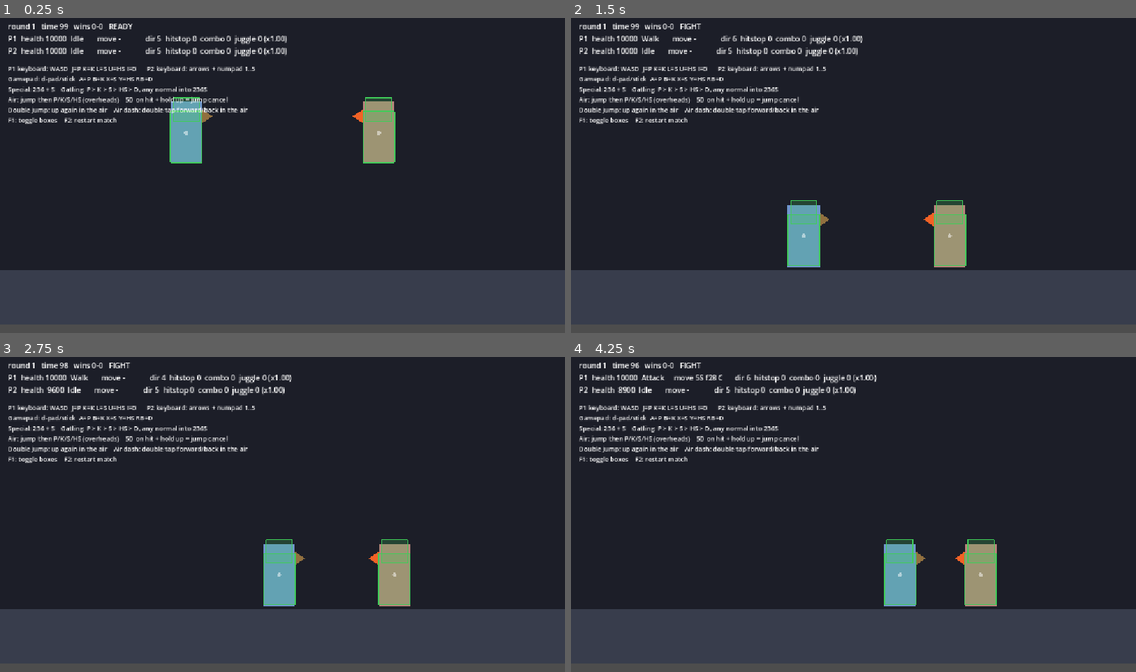
Above: before the commit, frames 1-4 (two rows, left to right).
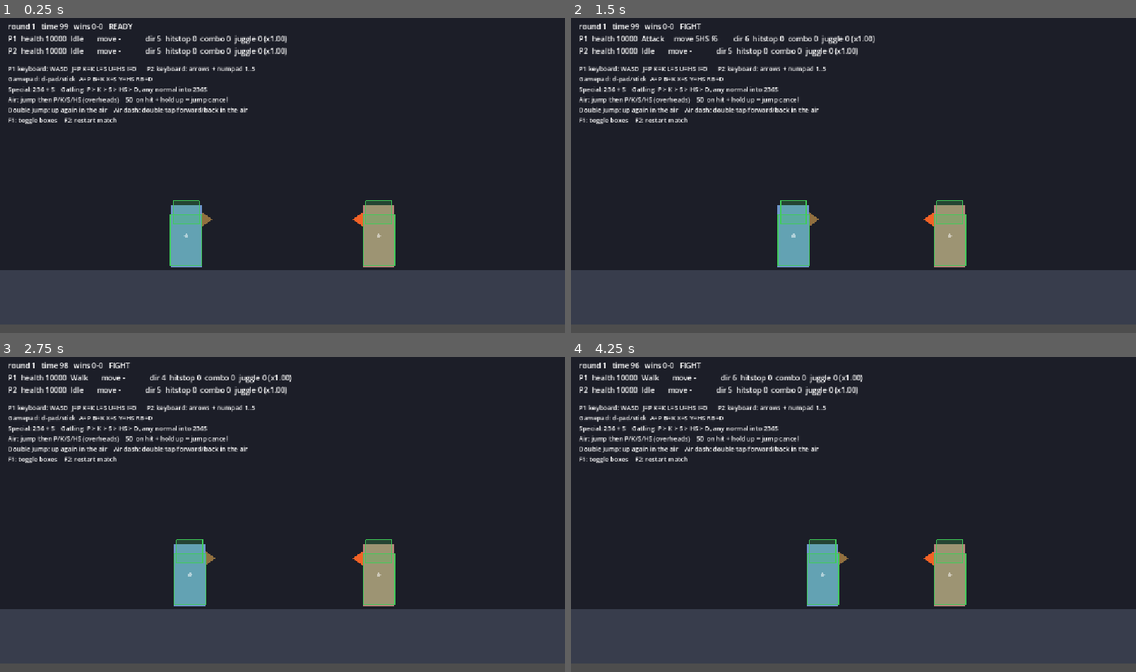
Above: after the commit, the same moments.

Repository: vitorrenansd/fightcore-godot
Game: Godot game, scene res://content/battle/training.tscn
Two runs of this game, one before a commit and one after it. Both use one fixed random seed, a clock stepped at 60 frames per second and the inputs below.
Inputs:
- Up to frame 1 (0.25 s): no input
- Up to frame 2 (1.5 s): tap Enter at 0.5 s; hold D (p1_right) from 0.53 s (still down); tap I (p1_d) at 0.6 s; tap W (p1_up) at 0.77 s; tap U (p1_hs) at 1.35 s
- Up to frame 3 (2.75 s): tap W (p1_up) at 1.52 s; release D (p1_right) at 2.03 s; hold A (p1_left) from 2.03 s (still down); tap K (p1_k) at 2.1 s
- Up to frame 4 (4.25 s): release A (p1_left) at 2.78 s; hold D (p1_right) from 2.78 s (still down); tap J (p1_p) at 2.85 s; tap W (p1_up) at 3.02, 3.77 s; tap L (p1_s) at 3.6 s

The runs differ from the first frame. In frame 1, 4.9% of the frame differs, in the area x 30-70%, y 25-80%; in frame 2, 1.4%; in frame 3, 4.3%; in frame 4, 5.9%, in the area x 8-76%, y 5-80%.

Commit message:
fix(battle): stand fighters on the ground at round start

Diff:
--- a/engine/battle/battle_manager.gd
+++ b/engine/battle/battle_manager.gd
@@ -13,8 +13,20 @@
 
 const DEFAULT_SPAWN_OFFSET: float = 120.0
 
+## How far a spawn column is searched for the stage floor. A query bound only —
+## the ground height itself is whatever the fighter lands on, never a number
+## written down here or in the stage.
+const GROUND_SEARCH: float = 4000.0
+
+## Casts used to settle a fighter on the floor. Four is well past convergence;
+## see `snap_to_ground` for why one is not enough.
+const GROUND_SNAP_PASSES: int = 4
+
 @export var fighter_scenes: Array[PackedScene] = []
-## Spawn positions. Missing entries fall back to the default mirrored offset.
+## Spawn positions. `x` is the starting column; `y` is measured **from the
+## stage floor**, so `0` puts the fighter on the ground and a negative value
+## starts them that far above it. Missing entries fall back to the default
+## mirrored offset.
 @export var spawn_positions: Array[Vector2] = []
 @export var start_on_ready: bool = true
 ## Registers the keyboard and pad mapping in the InputMap on startup.
@@ -24,6 +36,8 @@
 var solver: CollisionSolver
 var pushboxes: PushboxSolver
 var bindings: InputBindings
+
+var _ground_snap_pending: bool = false
 
 
 func _ready() -> void:
@@ -44,6 +58,13 @@
 ## Facing is decided here and not inside the fighter: knowing who faces whom is
 ## the match's business. A started attack never flips mid-move.
 func _physics_process(_delta: float) -> void:
+	if _ground_snap_pending:
+		# One retry, no more. A round set up from `_ready` asks the physics
+		# space a question it cannot answer yet, and by the first physics frame
+		# it can. Whatever still fails has no floor under it, and asking again
+		# every frame would not change that.
+		_ground_snap_pending = false
+		snap_fighters_to_ground()
 	for fighter in fighters:
 		if fighter.can_turn():
 			fighter.update_facing()
@@ -53,7 +74,7 @@
 	clear_battle()
 	for index in fighter_scenes.size():
 		spawn_fighter(fighter_scenes[index], index)
-	pair_fighters()
+	reset_positions()
 	battle_started.emit()
 
 
@@ -135,14 +156,69 @@
 		fighter.frozen = frozen
 
 
-## Sends every fighter back to their starting spot, facing the opponent.
+## Sends every fighter back to their starting spot, standing on the ground and
+## facing the opponent.
 func reset_positions() -> void:
 	for index in fighters.size():
 		var fighter := fighters[index]
 		fighter.position = get_spawn_position(index)
 		fighter.velocity = Vector2.ZERO
 		fighter.reset_physics_interpolation()
+	_ground_snap_pending = not snap_fighters_to_ground()
 	pair_fighters()
+
+
+## Puts every fighter on the stage floor. Returns false when the physics space
+## could not answer for at least one of them, so the caller can try again.
+func snap_fighters_to_ground() -> bool:
+	var settled := true
+	for fighter in fighters:
+		if not snap_to_ground(fighter):
+			settled = false
+	return settled
+
+
+## Drops `fighter` straight down onto whatever the stage puts under them and
+## re-applies the spawn height as a distance above it.
+##
+## The drop is a shape cast with the fighter's own collision shape, which is
+## the point: a taller character, a different stage floor or a stage with two
+## levels all work with no height written anywhere. Authoring the ground as a
+## number would mean every stage and every character agreeing on it forever.
+##
+## A fighter is not standing on anything until a `move_and_slide()` says so, so
+## the snap ends with one. Without it `is_on_floor()` stays false through the
+## whole intro freeze and only turns true a frame into the round, which is a
+## frame of the round spent airborne on the ground.
+func snap_to_ground(fighter: Fighter) -> bool:
+	var spawn := fighter.position
+	# Search from well above the column so the cast starts clear of the floor
+	# even when the spawn height is authored below it.
+	fighter.position = Vector2(spawn.x, spawn.y - GROUND_SEARCH)
+	var reach := GROUND_SEARCH * 2.0
+	var landed := false
+	for _pass in GROUND_SNAP_PASSES:
+		var landing := fighter.move_and_collide(Vector2(0.0, reach), true)
+		if landing == null:
+			break
+		landed = true
+		fighter.position += landing.get_travel()
+		# A long cast stops short of the surface by roughly its own length over
+		# 768: `body_test_motion` binary-searches the motion instead of solving
+		# it, so 8000px of search leaves a 10px gap. Re-casting a short distance
+		# from where the last one stopped closes that gap geometrically, and
+		# the next reach is always far wider than the error left behind.
+		reach = maxf(reach / 64.0, 0.01)
+	if not landed:
+		fighter.position = spawn
+		return false
+	fighter.position += Vector2(0.0, spawn.y)
+	# Establishes floor contact. Zero velocity, so it settles the fighter
+	# without moving them off the spot the cast just found.
+	fighter.velocity = Vector2.ZERO
+	fighter.move_and_slide()
+	fighter.reset_physics_interpolation()
+	return true
 
 
 func clear_battle() -> void:
--- a/tests/training_scene_smoke_test.gd
+++ b/tests/training_scene_smoke_test.gd
@@ -31,11 +31,13 @@
 var frames: int = 0
 var ok: bool = true
 
-## Landing is observed rather than predicted: the fighters spawn above the
-## stage floor, so when they touch down depends on the stage geometry and the
-## character's gravity, both of which are content and free to change.
-var p1_landed: int = 0
-var p2_landed: int = 0
+## Frames either fighter spent off the ground, and how far the ground moved
+## under them. Both must stay at zero: the round starts with the fighters
+## standing, not falling into place. Counted rather than sampled, because a
+## drop that only lasts until the next checkpoint is still a drop.
+var airborne_frames: int = 0
+var ground_drift: float = 0.0
+var start_y: float = NAN
 
 
 func _initialize() -> void:
@@ -55,21 +57,27 @@
 
 
 func _observe() -> void:
-	if p1 != null and p1_landed == 0 and p1.is_on_floor():
-		p1_landed = frames
-	if p2 != null and p2_landed == 0 and p2.is_on_floor():
-		p2_landed = frames
+	if p1 == null or p2 == null:
+		return
+	if not p1.is_on_floor() or not p2.is_on_floor():
+		airborne_frames += 1
+	if is_nan(start_y):
+		start_y = p1.position.y
+	ground_drift = maxf(ground_drift, absf(p1.position.y - start_y))
 
 
 func _physics_process(_delta: float) -> bool:
 	frames += 1
+	# Resolved on the first frame, not at the first checkpoint: the round starts
+	# immediately and the frames before a checkpoint are the ones under test.
+	if p1 == null:
+		battle = room.battle
+		rounds = room.rounds
+		p1 = battle.get_fighter(0)
+		p2 = battle.get_fighter(1)
 	_observe()
 	match frames:
 		5:
-			battle = room.battle
-			rounds = room.rounds
-			p1 = battle.get_fighter(0)
-			p2 = battle.get_fighter(1)
 			print("== 1. the scene wires itself ==")
 			print("  fighters %d   boxes %s   rounds found battle %s" % [
 				battle.fighters.size(), room.boxes != null, rounds.battle == battle,
@@ -88,10 +96,9 @@
 			print("  p1 tint %s   p2 tint %s" % [p1.visuals.modulate, p2.visuals.modulate])
 			check(p1.visuals.modulate != p2.visuals.modulate, "team colours differ")
 			check(p1.visuals.modulate != Color.WHITE, "team colour applied to P1")
-			# Frozen means no gravity, so the intro holds them where they spawned.
 			check(rounds.phase == RoundManager.Phase.INTRO, "still in the intro")
 			check(p1.frozen and p2.frozen, "fighters frozen through the intro")
-			check(is_equal_approx(p1.position.y, 0.0), "the freeze suspends gravity")
+			check(ground_drift == 0.0, "the intro holds them still")
 		62:
 			print("\n== 3. the authored match config is what runs ==")
 			print("  round %ds   intro %df   round end %df   first to %d" % [
@@ -105,16 +112,21 @@
 			check(not p1.frozen and not p2.frozen, "fighters released")
 			check(rounds.get_seconds_left() == 99, "clock starts full")
 		120:
-			print("\n== 4. the stage's own floor catches them ==")
-			print("  landed on f%d and f%d   y %.0f   x %.0f / %.0f" % [
-				p1_landed, p2_landed, p1.position.y, p1.position.x, p2.position.x,
+			print("\n== 4. they start standing on the stage floor ==")
+			print("  airborne frames %d   drift %.5f   y %.3f   x %.0f / %.0f" % [
+				airborne_frames, ground_drift, p1.position.y,
+				p1.position.x, p2.position.x,
 			])
-			check(p1_landed > 0 and p2_landed > 0, "both fighters reached the floor")
-			check(p1_landed > 60, "they only fall once the intro releases them")
-			check(p1.is_on_floor() and p2.is_on_floor(), "still standing on it")
+			# The spawn height is authored as 0, meaning "on the ground", and the
+			# ground is found by casting the fighter's own shape down the stage.
+			# Nobody writes the floor height, so nobody can get it wrong.
+			check(airborne_frames == 0, "never off the ground, not for one frame")
+			check(ground_drift == 0.0, "never fell into place")
+			check(p1.is_on_floor() and p2.is_on_floor(), "standing on the floor")
+			check(is_equal_approx(p1.position.y, p2.position.y), "both on the same ground")
 			check(is_equal_approx(p1.position.x, -140.0), "P1 held its spawn column")
 			check(is_equal_approx(p2.position.x, 140.0), "P2 held its spawn column")
-			check(p1.state_machine.current_state.name == &"Idle", "landed into Idle")
+			check(p1.state_machine.current_state.name == &"Idle", "idle on the ground")
 		125:
 			# The round layer only reads is_alive(), so this is a clean KO.
 			p2.health = 0
